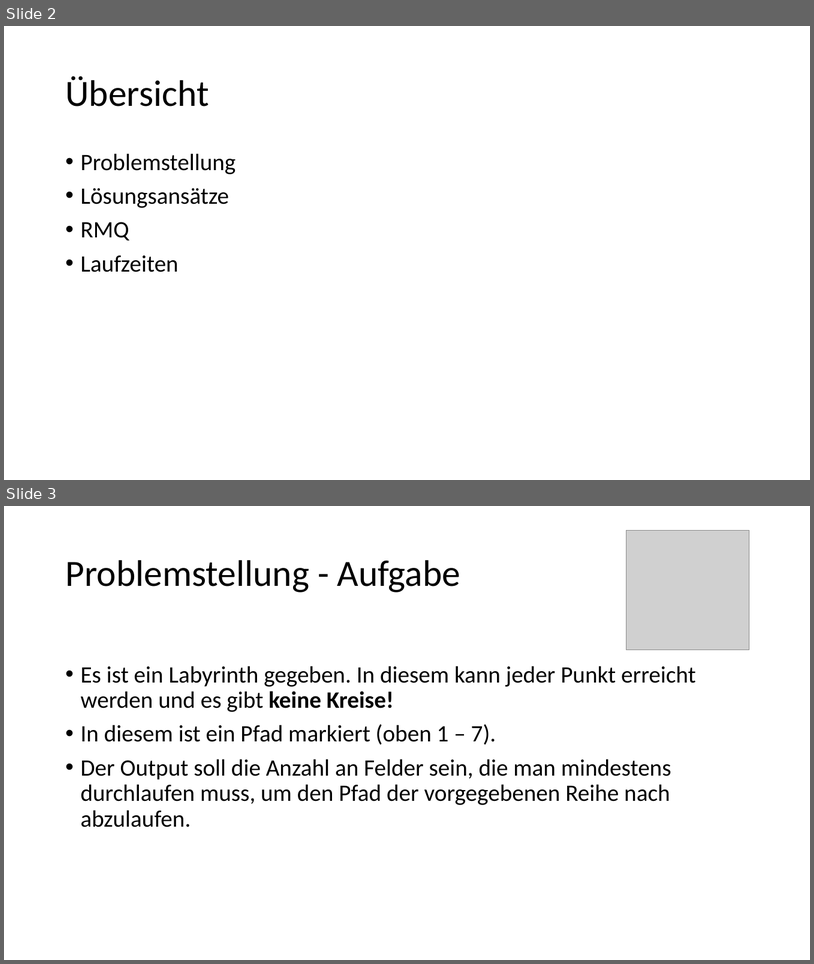
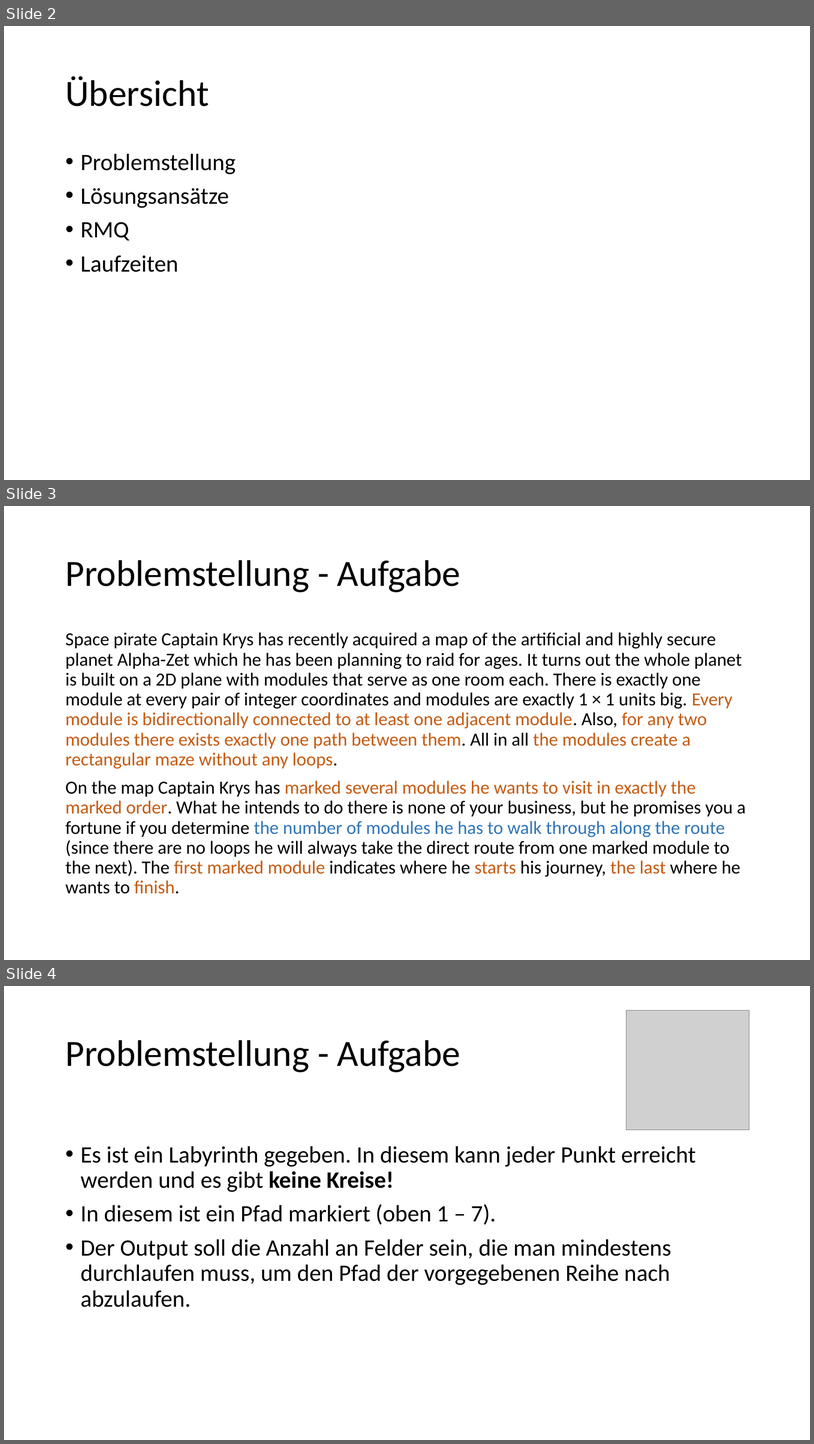
Before and after one commit to EiS94/Programmierwettbewerb, a slide deck: Präsentation/Präsentation.pptx. Shown one above the other, each under a label of ours: slides 2 and 3 before the commit, slides 2, 3 and 4 after it. The pictures are 814x964 and 814x1444 pixels, drawn with LibreOffice and Linux fonts; fonts in the diff are those of the drawing; grey boxes stand for pictures. Boxes give left, top, right and bottom in pixels: in the first picture for what was removed or moved away, otherwise in the second. Text is boxed around its words. In the diff, an @@ line names an element or a change of style, - is before the commit and + after.

Commit message:
Präsentation

```diff
--- a/Präsentation/Präsentation.pptx
+++ b/Präsentation/Präsentation.pptx
@@ slide 3 added at [4,506,810,960], background #FFFFFF @@
@@ title added at [65,560,461,592], 44 pt, text #000000 @@
+Problemstellung - Aufgabe
@@ text added at [65,632,746,894], 22 pt, text #000000 @@
+Space pirate Captain Krys has recently acquired a map of the artificial and highly secure planet Alpha-Zet which he has been planning to raid for ages. It turns out the whole planet is built on a 2D plane with modules that serve as one room each. There is exactly one module at every pair of integer coordinates and modules are exactly 1 × 1 units big. Every module is bidirectionally connected to at least one adjacent module. Also, for any two modules there exists exactly one path between them. All in all the modules create a rectangular maze without any loops.
+On the map Captain Krys has marked several modules he wants to visit in exactly the marked order. What he intends to do there is none of your business, but he promises you a fortune if you determine the number of modules he has to walk through along the route (since there are no loops he will always take the direct route from one marked module to the next). The first marked module indicates where he starts his journey, the last where he wants to finish.
@@ what was slide 3 is now slide 4 @@
```
Also in this commit, not shown: 3 slides changed, 15 other slides added.
